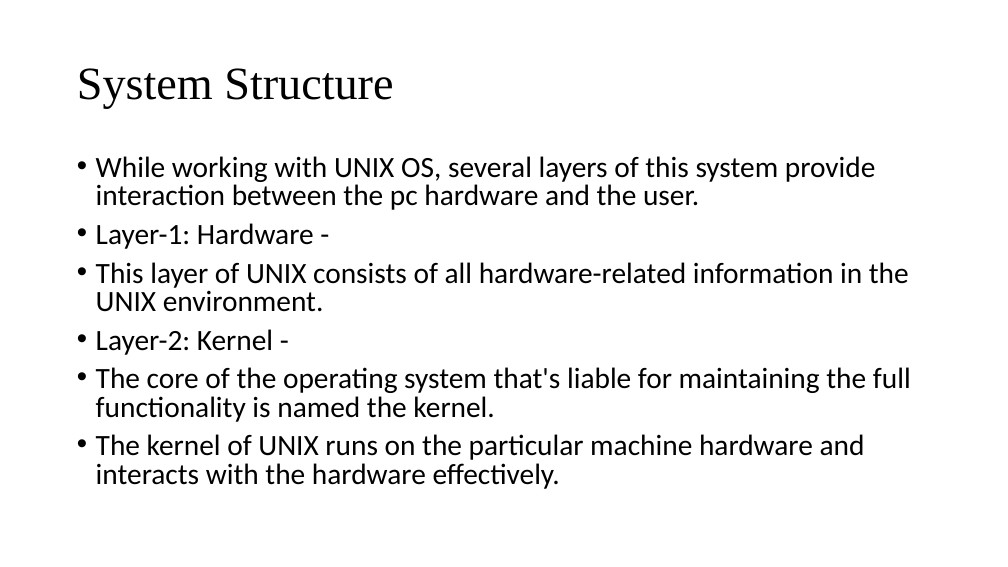
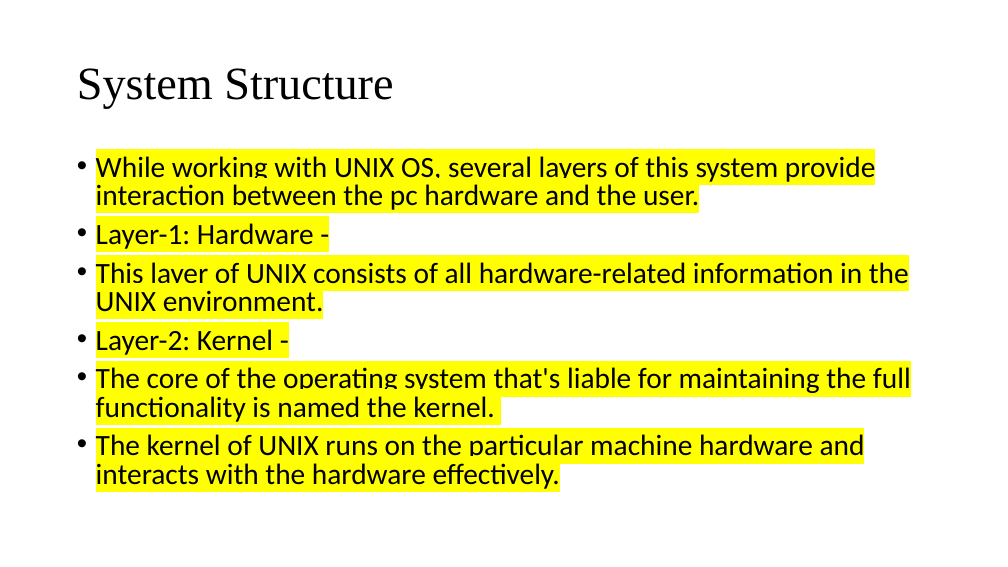
Before and after one commit to HighnessAtharva/Sem-VI, a slide deck: slide 8 of Linux and Unix/Unit 1.pptx. Drawn at 1008x567 pixels with LibreOffice and Linux fonts; fonts in the diff are those of the drawing. Boxes give left, top, right and bottom in pixels: in the first picture for what was removed or moved away, otherwise in the second. Text is boxed around its words. In the diff, an @@ line names an element or a change of style, - is before the commit and + after.

```diff
--- a/Linux and Unix/Unit 1.pptx
+++ b/Linux and Unix/Unit 1.pptx
@@ text "While working with UNIX OS, ..." at <box>96,152,911,489</box>: highlight none to #FFFF00 @@
```
Also in this commit, not shown: 5 other slides changed, 14 other files.
